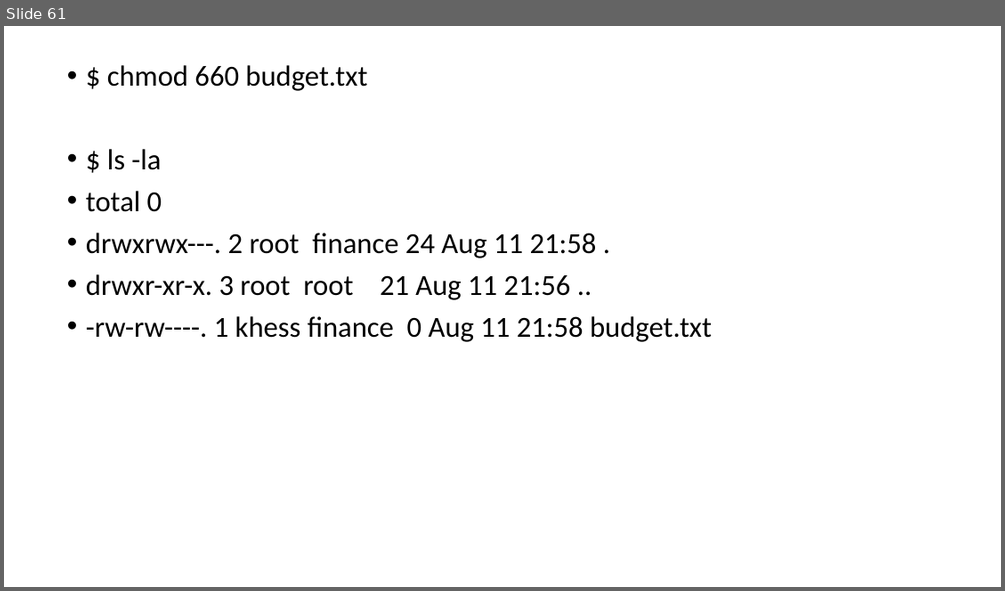
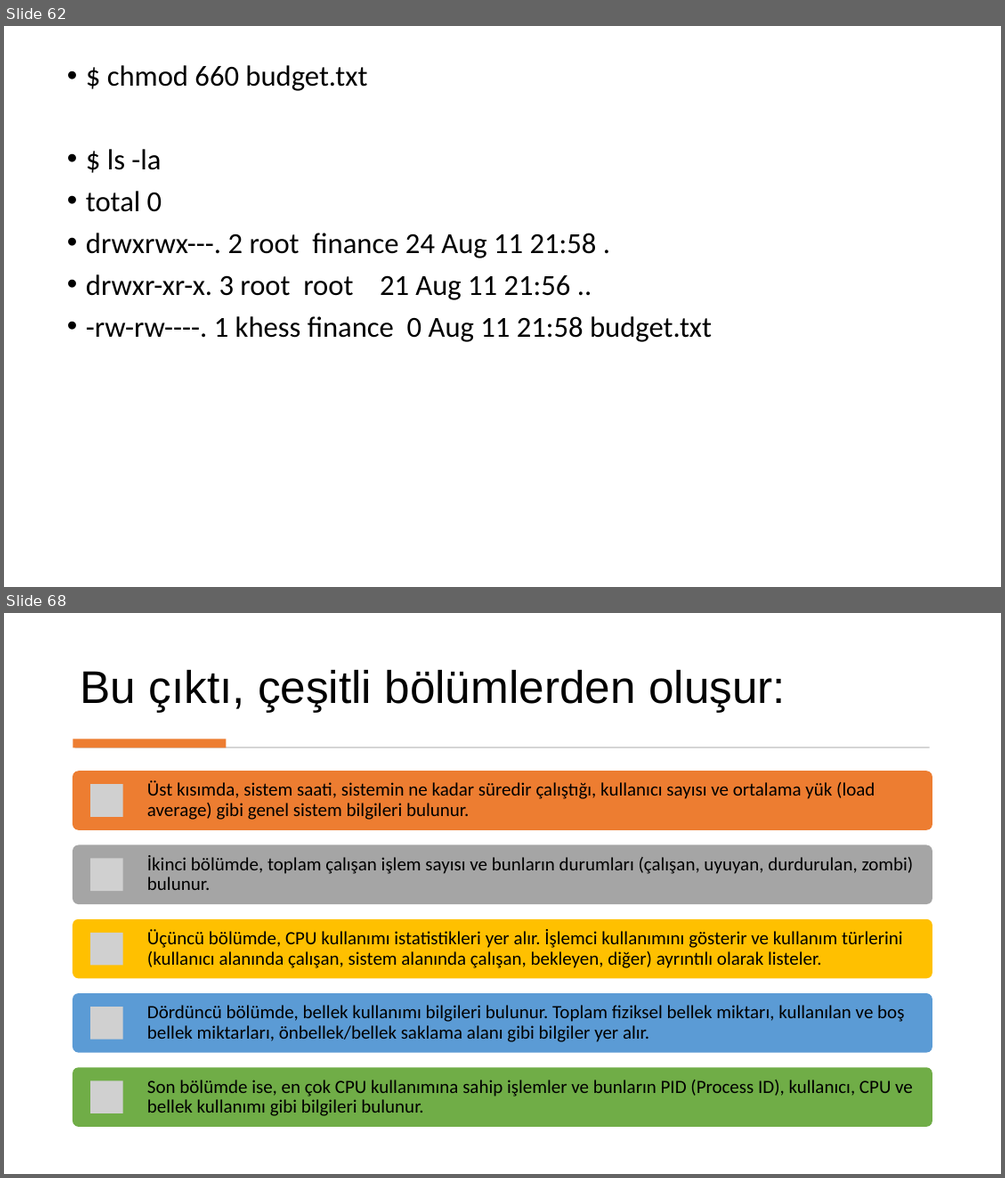
Before and after one commit to cahityusuf/LinuxCourse, a slide deck: LinuxKursu.pptx. Shown one above the other, each under a label of ours: slide 61 before the commit, slides 62 and 68 after it; the slides between them are not shown. The pictures are 1005x591 and 1005x1178 pixels, drawn with LibreOffice and Linux fonts; fonts in the diff are those of the drawing; grey boxes stand for pictures. Boxes give left, top, right and bottom in pixels: in the first picture for what was removed or moved away, otherwise in the second. Text is boxed around its words. In the diff, an @@ line names an element or a change of style, - is before the commit and + after.

```diff
--- a/LinuxKursu.pptx
+++ b/LinuxKursu.pptx
@@ slide 68 added at (4, 613, 1001, 1174), background #FFFFFF @@
@@ title added at (81, 669, 785, 712), 44 pt, text #000000 @@
+Bu çıktı, çeşitli bölümlerden oluşur:
@@ rectangle added at (73, 738, 226, 747), fill #ED7D31 @@
@@ rectangle added at (75, 747, 930, 748), fill #D5D5D5 @@
@@ group added at (73, 771, 933, 1127): 5 rounded rectangles, 5 pictures, 5 texts @@
+Üst kısımda, sistem saati, sistemin ne kadar süredir çalıştığı, kullanıcı sayısı ve ortalama yük (load average) gibi genel sistem bilgileri bulunur.
+İkinci bölümde, toplam çalışan işlem sayısı ve bunların durumları (çalışan, uyuyan, durdurulan, zombi) bulunur.
+Üçüncü bölümde, CPU kullanımı istatistikleri yer alır. İşlemci kullanımını gösterir ve kullanım türlerini (kullanıcı alanında çalışan, sistem alanında çalışan, bekleyen, diğer) ayrıntılı olarak listeler.
+Dördüncü bölümde, bellek kullanımı bilgileri bulunur. Toplam fiziksel bellek miktarı, kullanılan ve boş bellek miktarları, önbellek/bellek saklama alanı gibi bilgiler yer alır.
+Son bölümde ise, en çok CPU kullanımına sahip işlemler ve bunların PID (Process ID), kullanıcı, CPU ve bellek kullanımı gibi bilgileri bulunur.
@@ what was slide 61 is now slide 62 @@
```
Also in this commit, not shown: 2 slides changed, 17 other slides added.
